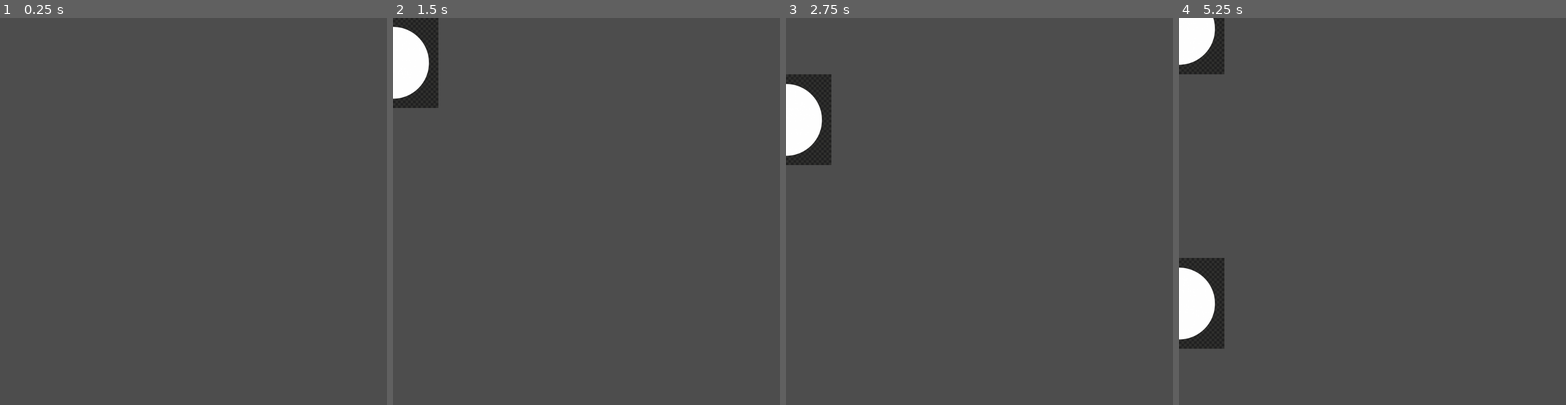
Above: before the commit, frames 1-4 (left to right).
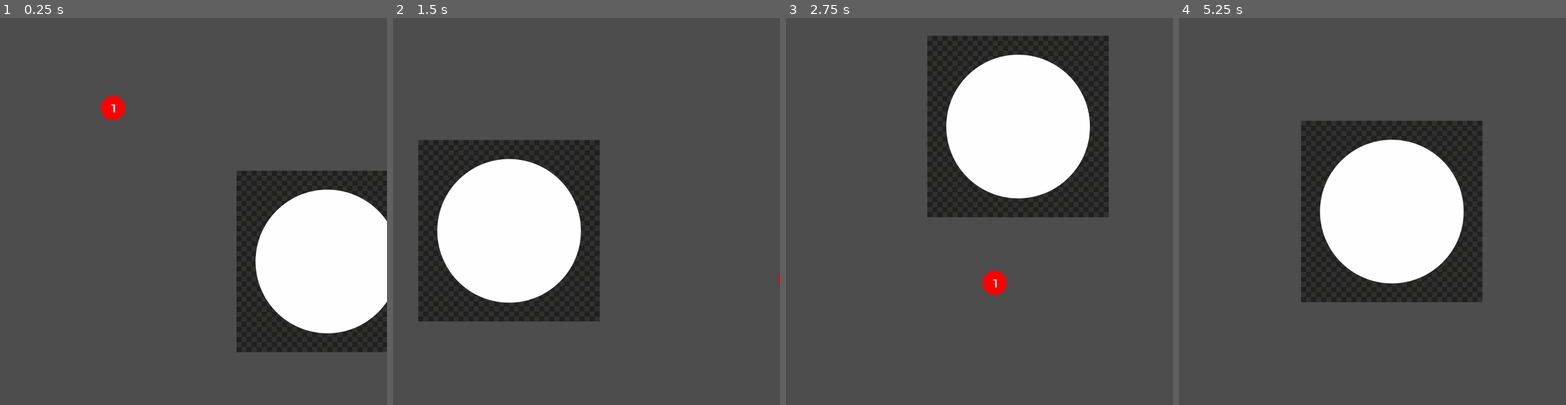
Above: after the commit, the same moments.

Repository: nuts4nuts4nuts/flappyversary
Game: Godot game, scene res://scenes/gravity-test.tscn
Two runs of this game, one before a commit and one after it. Both use one fixed random seed, a clock stepped at 60 frames per second and the inputs below. This scene is started directly instead of the project's main scene.
Inputs (mouse positions are in pixels of both pictures, inside the frame that each line leads up to):
- Up to frame 1 (0.25 s): no input
- Up to frame 2 (1.5 s): move the mouse to (671, 192) at 0.52 s; press the mouse at (671, 192) at 0.53 s; move the mouse to (509, 230) at 1.27 s; release the mouse at (509, 230) at 1.28 s; click (509, 230) at 1.35 s
- Up to frame 3 (2.75 s): move the mouse to (1018, 126) at 2.02 s; press the mouse at (1018, 126) at 2.03 s
- Up to frame 4 (5.25 s): move the mouse to (1353, 288) at 2.77 s; release the mouse at (1353, 288) at 2.78 s; click (1353, 288) at 2.85 s; move the mouse to (1488, 269) at 3.52 s; press the mouse at (1488, 269) at 3.53 s; move the mouse to (1256, 153) at 4.27 s; release the mouse at (1256, 153) at 4.28 s; click (1256, 153) at 4.35 s; move the mouse to (1391, 211) at 5.02 s; press the mouse at (1391, 211) at 5.03 s

The runs differ from the first frame. In frame 1, 18% of the frame differs, in the area x 26-100%, y 20-87%; in frame 2, 25%; in frame 3, 25%; in frame 4, 26%, in the area x 0-79%, y 0-86%.

Commit message:
Made gravity well act on all balls

Diff:
--- a/scenes/gravity-test.tscn
+++ b/scenes/gravity-test.tscn
@@ -1,36 +1,22 @@
-[gd_scene load_steps=5 format=3 uid="uid://iq15pnqp1p3n"]
+[gd_scene load_steps=4 format=3 uid="uid://iq15pnqp1p3n"]
 
 [ext_resource type="Script" path="res://scripts/MakeGravityWell.gd" id="1_4s8h1"]
-[ext_resource type="PackedScene" uid="uid://bde642p286rq2" path="res://scenes/test-ball.tscn" id="2_56q3j"]
-[ext_resource type="PackedScene" uid="uid://ce4vyygh8x8ey" path="res://scenes/gravity_well.tscn" id="3_o47sc"]
-
-[sub_resource type="Curve2D" id="Curve2D_xp3v8"]
-_data = {
-"points": PackedVector2Array(0, 0, 0, 0, 62, 45, 0, 0, 0, 0, 1082, 54, 0, 0, 0, 0, 1080, 597, 0, 0, 0, 0, 71, 593, 0, 0, 0, 0, 61, 60)
-}
-point_count = 5
+[ext_resource type="PackedScene" uid="uid://u6gk8ntmnifh" path="res://scenes/ball-group.tscn" id="2_rlxa8"]
+[ext_resource type="PackedScene" uid="uid://cndnlt3bclw7u" path="res://scenes/gravity-well.tscn" id="3_o47sc"]
 
 [node name="gravity_test" type="Node2D"]
 script = ExtResource("1_4s8h1")
-test_ball_scene = ExtResource("2_56q3j")
-
-[node name="ball_path" type="Path2D" parent="."]
-curve = SubResource("Curve2D_xp3v8")
-
-[node name="ball_path_location" type="PathFollow2D" parent="ball_path"]
-position = Vector2(62, 45)
-rotation = 0.0088233
+test_ball_scene = ExtResource("2_rlxa8")
 
 [node name="ball_timer" type="Timer" parent="."]
-autostart = true
 
 [node name="spawn_position" type="Node2D" parent="."]
 position = Vector2(109, 95)
 
 [node name="gravity_well" parent="." instance=ExtResource("3_o47sc")]
-position = Vector2(172, 414)
-gravity_space_override = 3
-gravity_point_unit_distance = 37.734
-gravity = 50.0
+position = Vector2(866, 644)
+
+[node name="Ball" parent="." instance=ExtResource("2_rlxa8")]
+position = Vector2(239, 211)
 
 [connection signal="timeout" from="ball_timer" to="." method="_on_ball_timer_timeout"]
--- a/scenes/gravity-well.tscn
+++ b/scenes/gravity-well.tscn
@@ -1,6 +1,11 @@
-[gd_scene load_steps=2 format=3 uid="uid://ce4vyygh8x8ey"]
+[gd_scene load_steps=3 format=3 uid="uid://cndnlt3bclw7u"]
 
 [ext_resource type="Script" path="res://scripts/gravity-well.gd" id="1_32knt"]
+[ext_resource type="Texture2D" uid="uid://5qxfnkeuhmm3" path="res://assets/download-white-circle-png-31629716484axd08oupl9.png" id="2_o8ksl"]
 
 [node name="Gravity Well" type="Node2D"]
 script = ExtResource("1_32knt")
+
+[node name="Sprite2D" type="Sprite2D" parent="."]
+z_index = -10
+texture = ExtResource("2_o8ksl")
--- a/scripts/MakeGravityWell.gd
+++ b/scripts/MakeGravityWell.gd
@@ -4,6 +4,7 @@
 # Called when the node enters the scene tree for the first time.
 func _ready():
 	randomize()
+	get_node("Ball")._gravity_well = $gravity_well
 	pass # Replace with function body.
 
 
@@ -22,6 +23,7 @@
 func _on_ball_timer_timeout():
 	print("BALLING")
 	var test_ball = test_ball_scene.instantiate()
+	test_ball
 	var ball_spawn_location = $spawn_position.position#get_node("ball_path/ball_path_location")
 	#ball_spawn_location.h_offset = randi()
 	#var direction = ball_spawn_location.rotation + PI / 2
--- a/scripts/ball.gd
+++ b/scripts/ball.gd
@@ -3,9 +3,11 @@
 signal merged
 
 @export var initial_impulse: Vector2
+@export var _gravity_well: Node2D
 
 var merge_boost = 0.2
 var ball_value = 1
+var force = 0.0001
 
 func _ready():
 	apply_central_impulse(initial_impulse)
@@ -15,6 +17,11 @@
 func _process(delta):
 	pass
 
+func _physics_process(delta):
+	if(_gravity_well != null):
+		var _dist = (_gravity_well.position.distance_to(position))
+		print(_dist)
+		apply_force(pow(_dist, 2.5) * (_gravity_well.position - position).normalized() * force, Vector2.ZERO)
 
 func _on_body_entered(body):
 	var my_velocity = linear_velocity
Not shown: 1 places in scenes/ball-group.tscn that only renumber resources
